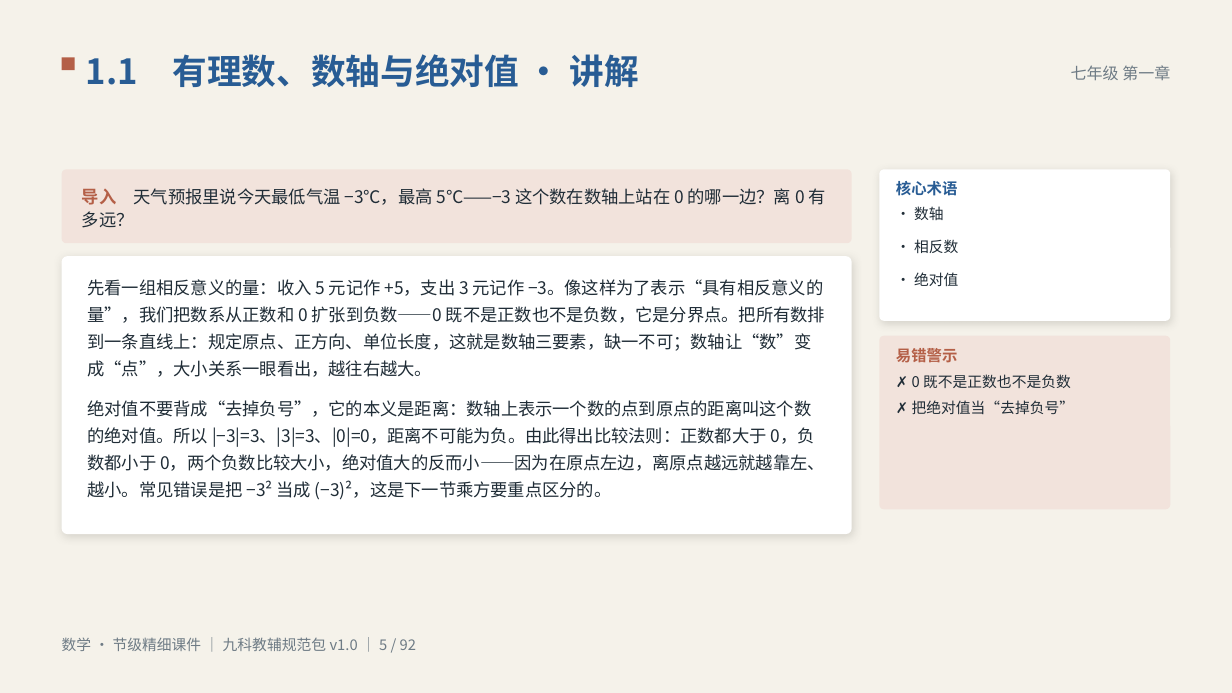
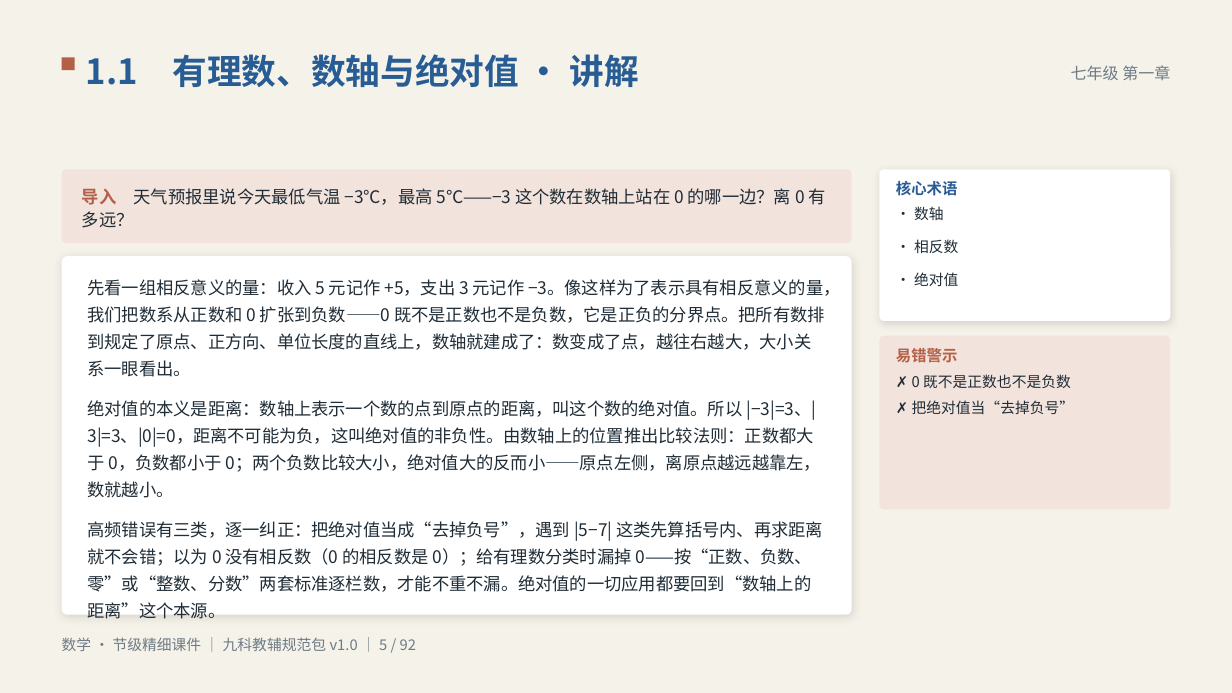
Before and after one commit to vimalinx/jiajiao-courseware, a slide deck: slide 5 of pptx/数学·节级精细讲解课件.pptx. Drawn at 1232x693 pixels with LibreOffice and Linux fonts; fonts in the diff are those of the drawing. Boxes give left, top, right and bottom in pixels: in the first picture for what was removed or moved away, otherwise in the second. Text is boxed around its words. In the diff, an @@ line names an element or a change of style, - is before the commit and + after.

```diff
--- a/pptx/数学·节级精细讲解课件.pptx
+++ b/pptx/数学·节级精细讲解课件.pptx
@@ rounded rectangle: place and size @@
-rounded rectangle at [62, 256, 852, 534]
+rounded rectangle at [62, 256, 852, 615]
@@ rounded rectangle at [62, 256, 852, 615]: proportions changed @@
@@ text at [87, 279, 840, 592]: text changed @@
-先看一组相反意义的量：收入 5 元记作 +5，支出 3 元记作 −3。像这样为了表示“具有相反意义的量”，我们把数系从正数和 0 扩张到负数——0 既不是正数也不是负数，它是分界点。把所有数排到一条直线上：规定原点、正方向、单位长度，这就是数轴三要素，缺一不可；数轴让“数”变成“点”，大小关系一眼看出，越往右越大。
-绝对值不要背成“去掉负号”，它的本义是距离：数轴上表示一个数的点到原点的距离叫这个数的绝对值。所以 |−3|=3、|3|=3、|0|=0，距离不可能为负。由此得出比较法则：正数都大于 0，负数都小于 0，两个负数比较大小，绝对值大的反而小——因为在原点左边，离原点越远就越靠左、越小。常见错误是把 −3² 当成 (−3)²，这是下一节乘方要重点区分的。
+先看一组相反意义的量：收入 5 元记作 +5，支出 3 元记作 −3。像这样为了表示具有相反意义的量，我们把数系从正数和 0 扩张到负数——0 既不是正数也不是负数，它是正负的分界点。把所有数排到规定了原点、正方向、单位长度的直线上，数轴就建成了：数变成了点，越往右越大，大小关系一眼看出。
+绝对值的本义是距离：数轴上表示一个数的点到原点的距离，叫这个数的绝对值。所以 |−3|=3、|3|=3、|0|=0，距离不可能为负，这叫绝对值的非负性。由数轴上的位置推出比较法则：正数都大于 0，负数都小于 0；两个负数比较大小，绝对值大的反而小——原点左侧，离原点越远越靠左，数就越小。
+高频错误有三类，逐一纠正：把绝对值当成“去掉负号”，遇到 |5−7| 这类先算括号内、再求距离就不会错；以为 0 没有相反数（0 的相反数是 0）；给有理数分类时漏掉 0——按“正数、负数、零”或“整数、分数”两套标准逐栏数，才能不重不漏。绝对值的一切应用都要回到“数轴上的距离”这个本源。
```
Also in this commit, not shown: 37 other slides changed, 34 other files.
